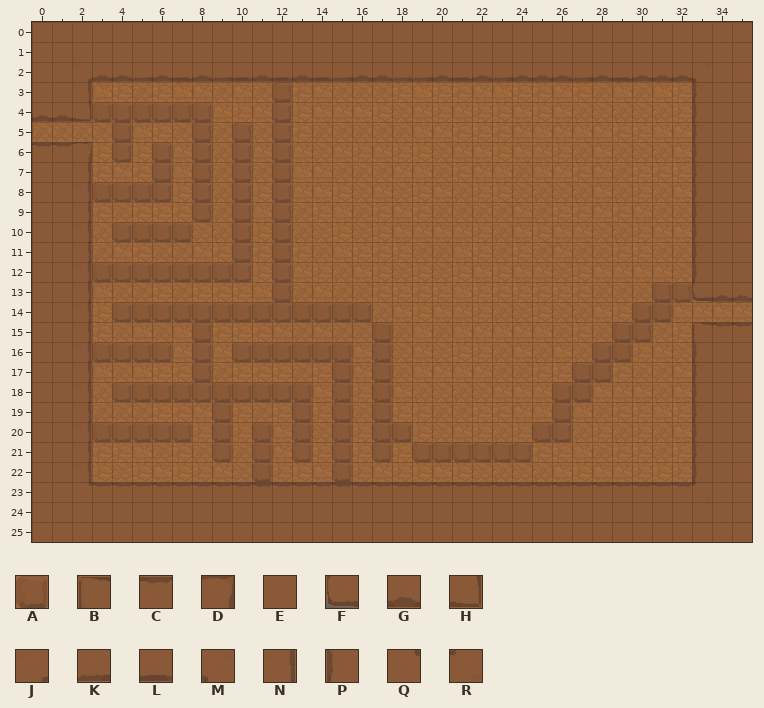
Tiled map: core/assets/maps/simple-map.tmx. That is the earlier state.
Cells are 32x32 px. Shown: x 0..35, y 0..25.
Key: from "rocky-td-tileset": A 3, B 29, C 30, D 31, E 42, F 45, G 46, H 47, J 49, K 51, L 53, M 54, N 57, P 62, Q 65, R 70.
_ is an empty cell.
Layers that did not change in this view are not listed.
Layer "collision" before, first column x 0:
 0 EEEEEEEEEEEEEEEEEEEEEEEEEEEEEEEEEEEE
 1 EEEEEEEEEEEEEEEEEEEEEEEEEEEEEEEEEEEE
 2 EEJGGKGLGKLGLGLKGGKKGLGKGGGKGLGGGMEE
 3 EEN_________A____________________PEE
 4 GGHAAAAAA___A____________________PEE
 5 ____A___A_A_A____________________PEE
 6 CCD_A_A_A_A_A____________________PEE
 7 EEN___A_A_A_A____________________PEE
 8 EENAAAA_A_A_A____________________PEE
 9 EEN_____A_A_A____________________PEE
10 EEN_AAAA__A_A____________________PEE
11 EEN_______A_A____________________PEE
12 EENAAAAAAAA_A____________________PEE
13 EEN_________A__________________AAFGG
14 EEN_AAAAAAAAAAAAA_____________AA____
15 EEN_____A________A___________AA__BCC
16 EENAAAA_A_AAAAAA_A__________AA___PEE
17 EEN_____A______A_A_________AA____PEE
18 EEN_AAAAAAAAAA_A_A________AA_____PEE
19 EEN______A___A_A_A________A______PEE
20 EENAAAAA_A_A_A_A_AA______AA______PEE
21 EEN______A_A_A_A_A_AAAAAA________PEE
22 EEN________A___A_________________PEE
23 EEQCCCCCCCCCCCCCCCCCCCCCCCCCCCCCCREE
24 EEEEEEEEEEEEEEEEEEEEEEEEEEEEEEEEEEEE
25 EEEEEEEEEEEEEEEEEEEEEEEEEEEEEEEEEEEE
The same view after the edit:
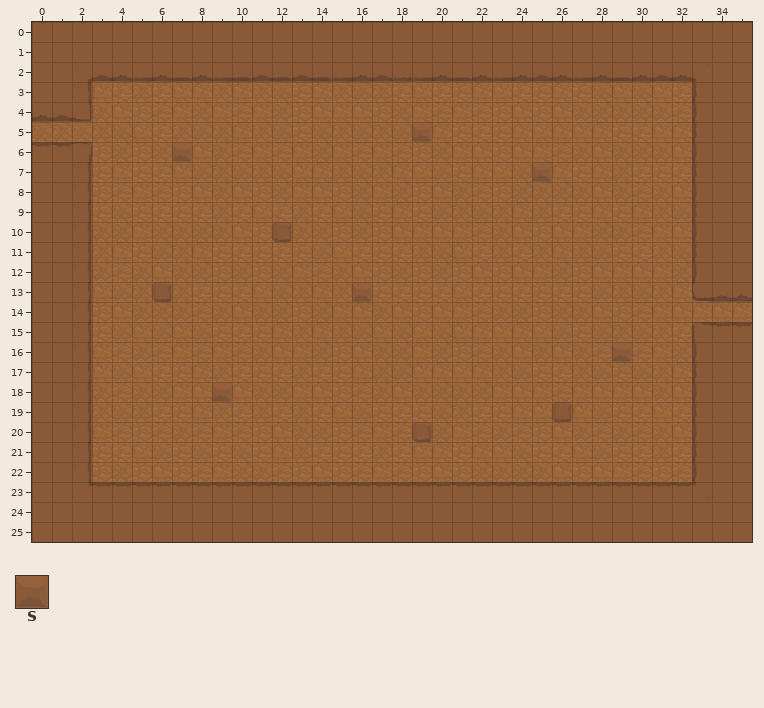
Further tiles: from "rocky-td-tileset": S 11.
Commit message: less obstacles in map
What changed:
Changed rows in their new state; . is an unchanged cell.
Layer "collision":
first column x 3:
 3 ........._....................
 4 ______..._....................
 5 ._..._._._......S.............
 6 ._._S_._._....................
 7 ..._._._._............S.......
 8 ____._._._....................
 9 ....._._._....................
10 .____.._......................
11 ......._._....................
12 ________._....................
13 ...A....._...S..............__
14 ._____________.............__.
15 ....._........_...........__..
16 ____._.______._.........._S...
17 ....._......_._.........__....
18 ._____S____._._........__.....
19 ......_..._._._...............
20 _____._._._._.__A.....__......
21 ......_._._._._.______........
22 ........_..._.................
Boxes around the changes in both pictures, in picture pixels (x1, y1, x2, y2):
changed: (92, 82, 692, 482)
